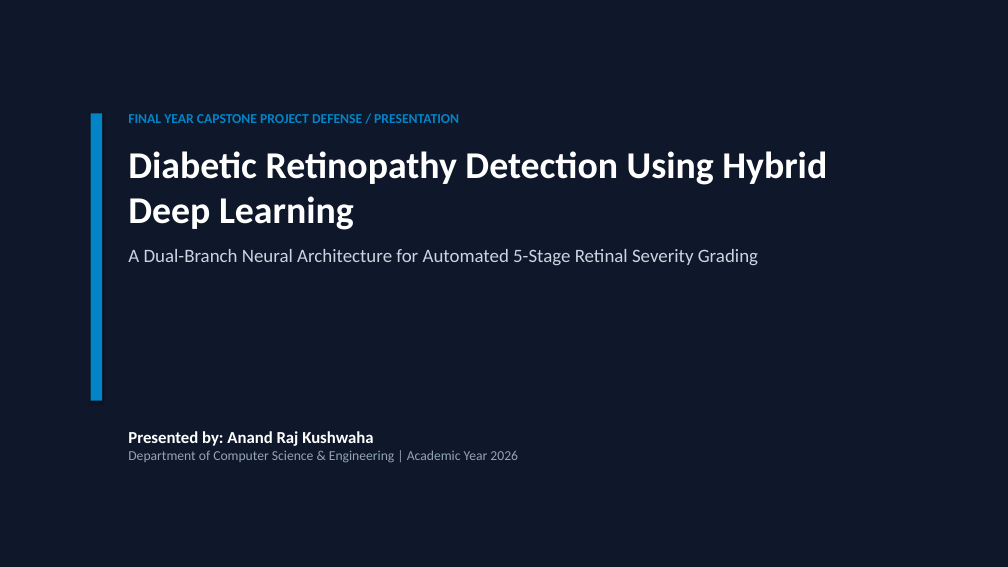
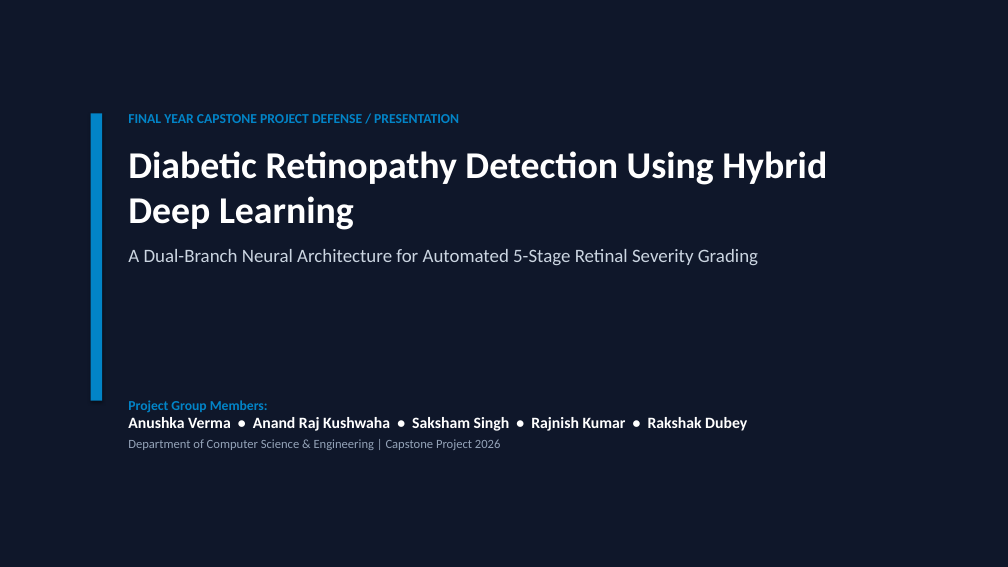
Before and after one commit to anandcancode/-Retina-Nova-AI-, a slide deck: slide 1 of PRESENTATION_SLIDES.pptx. Drawn at 1008x567 pixels with LibreOffice and Linux fonts; fonts in the diff are those of the drawing. Boxes give left, top, right and bottom in pixels: in the first picture for what was removed or moved away, otherwise in the second. Text is boxed around its words. In the diff, an @@ line names an element or a change of style, - is before the commit and + after.

Commit message:
Add project group members to research paper, slides, and about page

```diff
--- a/PRESENTATION_SLIDES.pptx
+++ b/PRESENTATION_SLIDES.pptx
@@ text at (x1=128, y1=400, x2=747, y2=450): text changed; size 13 to 15 pt; text colour #94A3B8 to #FFFFFF; bold on @@
-Presented by: Anand Raj Kushwaha
-Department of Computer Science & Engineering | Academic Year 2026
+Project Group Members:
+Anushka Verma • Anand Raj Kushwaha • Saksham Singh • Rajnish Kumar • Rakshak Dubey
+Department of Computer Science & Engineering | Capstone Project 2026
```
Also in this commit, not shown: 1 other slide changed, 5 other files.
